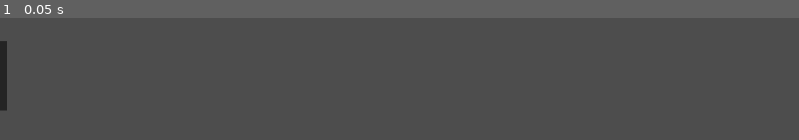
Above: before the commit, frame 1.
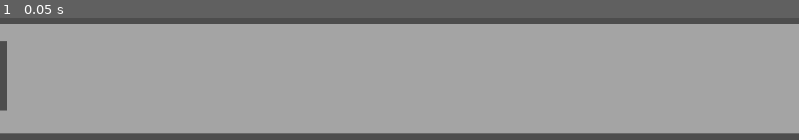
Above: after the commit, the same moment.

Repository: cgsdev0/giggle-groove
Game: Godot game, scene res://main.tscn
Two runs of this game, one before a commit and one after it. Both use one fixed random seed, a clock stepped at 60 frames per second and the inputs below.
Inputs:
- Up to frame 1 (0.05 s): no input

The runs differ from the first frame. In frame 1, 90% of the frame differs, in the area x 0-100%, y 4-96%.
Error before the commit: Cannot call method 'get_length' on a null value. (res://not_joke.gd:21)
Error after the commit: Cannot call method 'get_length' on a null value. (res://not_joke.gd:41)

Commit message:
lots of jokes

Diff:
--- a/main.tscn
+++ b/main.tscn
@@ -20,6 +20,15 @@
 
 [node name="AudioStreamPlayer" type="AudioStreamPlayer" parent="Control"]
 
+[node name="ColorRect" type="ColorRect" parent="Control"]
+layout_mode = 1
+anchors_preset = 15
+anchor_right = 1.0
+anchor_bottom = 1.0
+grow_horizontal = 2
+grow_vertical = 2
+color = Color(0.643137, 0.643137, 0.643137, 1)
+
 [node name="Words" type="Control" parent="Control"]
 layout_mode = 1
 anchors_preset = 15
--- a/not_joke.gd
+++ b/not_joke.gd
@@ -6,25 +6,50 @@
 func _ready():
 	start_joke()
 
-func start_joke():
+var pause = null
+var start = 0
+var curr = 0
+
+func start_joke(section: int = 0):
+	var should_start = (section == 0)
 	for child in $Words.get_children():
 		$Words.remove_child(child)
 		child.queue_free()
 
+	var label_slice = []
+	pause = null
+	start = 0
+
+	for label in joke.labels:
+		if label.label == "{PAUSE}":
+			if section:
+				section -= 1
+				start = label.end
+				continue
+			pause = label
+			break
+		if !section:
+			label_slice.push_back(label)
+
 	var shift = 0
 	var last_anchor_right = 0.0
-	for label in joke.labels:
+	for label in label_slice:
 		var p = Panel.new()
 		p.set_script(JokeWord)
 		p.controller = self
 		p.label = label
-		p.anchor_left = label.start / joke.audio.get_length()
-		p.anchor_right = label.end / joke.audio.get_length()
-		if (p.anchor_left < last_anchor_right || randf_range(1.0, 100.0) < 50.0):
-			shift = (shift + 1) % 2
+		p.anchor_left = (label.start - start) / (joke.audio.get_length() - start)
+		p.anchor_right = (label.end - start) / (joke.audio.get_length() - start)
+		if pause:
+			p.anchor_left = (label.start - start) / (pause.start - start)
+			p.anchor_right = (label.end - start) / (pause.start - start)
+
+		if (randf_range(1.0, 100.0) < 50.0):
+			if label.label[0] != '-':
+				shift = (shift + 1) % 2
 		p.row = shift
-		p.anchor_top = 0.1 + shift * 0.3
-		p.anchor_bottom = 0.4 + shift * 0.3
+		p.anchor_top = 0.1 + shift * 0.5
+		p.anchor_bottom = 0.4 + shift * 0.5
 		var l = RichTextLabel.new()
 		l.autowrap_mode = TextServer.AUTOWRAP_OFF
 		l.fit_content = true
@@ -35,9 +60,10 @@
 		p.add_child(l)
 		$Words.add_child(p)
 		last_anchor_right = p.anchor_right
-	$AudioStreamPlayer.stream = joke.audio
-	await get_tree().create_timer(1.0).timeout
-	$AudioStreamPlayer.play()
+	if should_start:
+		$AudioStreamPlayer.stream = joke.audio
+		await get_tree().create_timer(1.0).timeout
+		$AudioStreamPlayer.play()
 
 func _unhandled_key_input(event):
 	if event.is_action_pressed("row0"):
@@ -46,12 +72,20 @@
 		print("MISCLICK")
 
 func get_progress():
-	return $AudioStreamPlayer.get_playback_position() / joke.audio.get_length()
+	if pause:
+		return ($AudioStreamPlayer.get_playback_position() - start) / (pause.start - start)
+	else:
+		return ($AudioStreamPlayer.get_playback_position() - start) / (joke.audio.get_length() - start)
 
 func _process(delta):
+	if pause:
+		if $AudioStreamPlayer.get_playback_position() > pause.start + (pause.end - pause.start) / 4:
+			curr += 1
+			start_joke(curr)
 	if OS.is_debug_build() and Input.is_action_just_pressed("ui_accept"):
 		$AudioStreamPlayer.stop()
+		curr = 0
 		start_joke()
 
 	if $AudioStreamPlayer.playing:
-		$Cursor.anchor_left = $AudioStreamPlayer.get_playback_position() / joke.audio.get_length()
+		$Cursor.anchor_left = get_progress()
--- a/project.godot
+++ b/project.godot
@@ -27,6 +27,7 @@
 "events": [Object(InputEventKey,"resource_local_to_scene":false,"resource_name":"","device":-1,"window_id":0,"alt_pressed":false,"shift_pressed":false,"ctrl_pressed":false,"meta_pressed":false,"pressed":false,"keycode":0,"physical_keycode":90,"key_label":0,"unicode":122,"echo":false,"script":null)
 , Object(InputEventKey,"resource_local_to_scene":false,"resource_name":"","device":-1,"window_id":0,"alt_pressed":false,"shift_pressed":false,"ctrl_pressed":false,"meta_pressed":false,"pressed":false,"keycode":0,"physical_keycode":49,"key_label":0,"unicode":49,"echo":false,"script":null)
 , Object(InputEventKey,"resource_local_to_scene":false,"resource_name":"","device":-1,"window_id":0,"alt_pressed":false,"shift_pressed":false,"ctrl_pressed":false,"meta_pressed":false,"pressed":false,"keycode":0,"physical_keycode":65,"key_label":0,"unicode":97,"echo":false,"script":null)
+, Object(InputEventKey,"resource_local_to_scene":false,"resource_name":"","device":-1,"window_id":0,"alt_pressed":false,"shift_pressed":false,"ctrl_pressed":false,"meta_pressed":false,"pressed":false,"keycode":0,"physical_keycode":87,"key_label":0,"unicode":119,"echo":false,"script":null)
 ]
 }
 row1={
@@ -34,6 +35,7 @@
 "events": [Object(InputEventKey,"resource_local_to_scene":false,"resource_name":"","device":-1,"window_id":0,"alt_pressed":false,"shift_pressed":false,"ctrl_pressed":false,"meta_pressed":false,"pressed":false,"keycode":0,"physical_keycode":88,"key_label":0,"unicode":120,"echo":false,"script":null)
 , Object(InputEventKey,"resource_local_to_scene":false,"resource_name":"","device":-1,"window_id":0,"alt_pressed":false,"shift_pressed":false,"ctrl_pressed":false,"meta_pressed":false,"pressed":false,"keycode":0,"physical_keycode":50,"key_label":0,"unicode":50,"echo":false,"script":null)
 , Object(InputEventKey,"resource_local_to_scene":false,"resource_name":"","device":-1,"window_id":0,"alt_pressed":false,"shift_pressed":false,"ctrl_pressed":false,"meta_pressed":false,"pressed":false,"keycode":0,"physical_keycode":68,"key_label":0,"unicode":100,"echo":false,"script":null)
+, Object(InputEventKey,"resource_local_to_scene":false,"resource_name":"","device":-1,"window_id":0,"alt_pressed":false,"shift_pressed":false,"ctrl_pressed":false,"meta_pressed":false,"pressed":false,"keycode":0,"physical_keycode":83,"key_label":0,"unicode":115,"echo":false,"script":null)
 ]
 }
 
Not shown, added: jokes/blind_man_well.wav.import
Not shown, added: jokes/call_a_cab.wav.import
Not shown, added: jokes/captain_speaking.wav.import
Not shown, changed: jokes/chicken.txt
Not shown, added: jokes/chicken_prison.wav.import
Not shown, added: jokes/dancing_dogs.wav.import
Not shown, added: jokes/fart_jokes.wav.import
Not shown, added: jokes/fish_tank.wav.import
Not shown, added: jokes/flamingo.wav.import
Not shown, added: jokes/inlaws_outlaws.wav.import
Not shown, added: jokes/instagram.wav.import
Not shown, added: jokes/plateau.wav.import
(and 20 more such lines)
